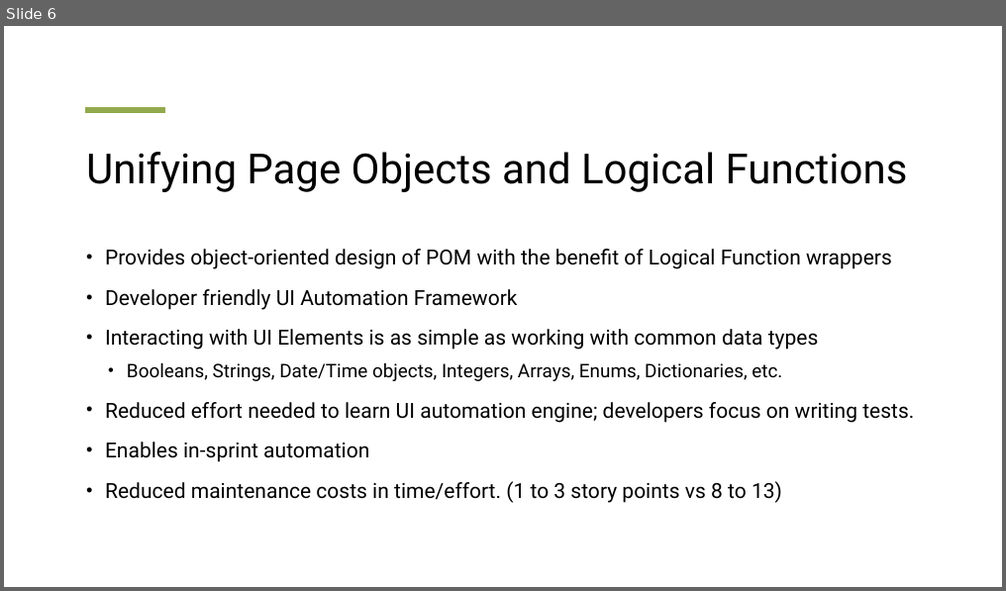
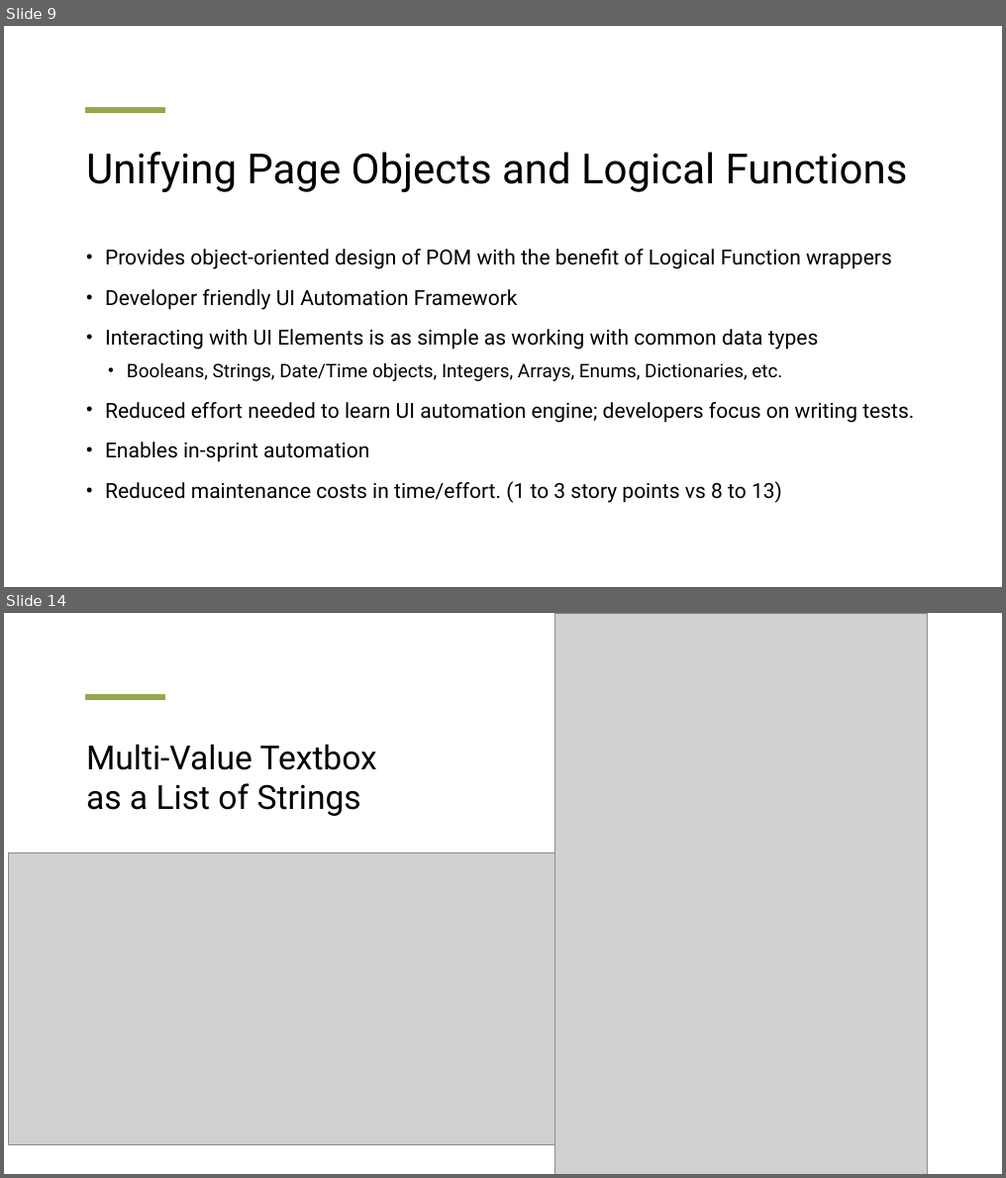
Before and after one commit to Snip3rM00n/pnsqc_quality_jam_demo, a slide deck: HybridPOMLFM.pptx. Shown one above the other, each under a label of ours: slide 6 before the commit, slides 9 and 14 after it; the slides between them are not shown. The pictures are 1006x591 and 1006x1178 pixels, drawn with LibreOffice and Linux fonts; fonts in the diff are those of the drawing; grey boxes stand for pictures. Boxes give left, top, right and bottom in pixels: in the first picture for what was removed or moved away, otherwise in the second. Text is boxed around its words. In the diff, an @@ line names an element or a change of style, - is before the commit and + after.

```diff
--- a/HybridPOMLFM.pptx
+++ b/HybridPOMLFM.pptx
@@ slide 14 added at box(4, 613, 1002, 1174), background #FFFFFF; not listed: 1 template element that a slide beside it also shows @@
@@ picture added at box(555, 613, 927, 1174) @@
@@ title added at box(86, 744, 377, 816), 32 pt, text #000000 @@
+Multi-Value Textbox as a List of Strings
@@ picture added at box(9, 854, 555, 1146) @@
@@ what was slide 6 is now slide 9 @@
```
Also in this commit, not shown: 2 slides changed, 9 other slides added, 11 other files.
